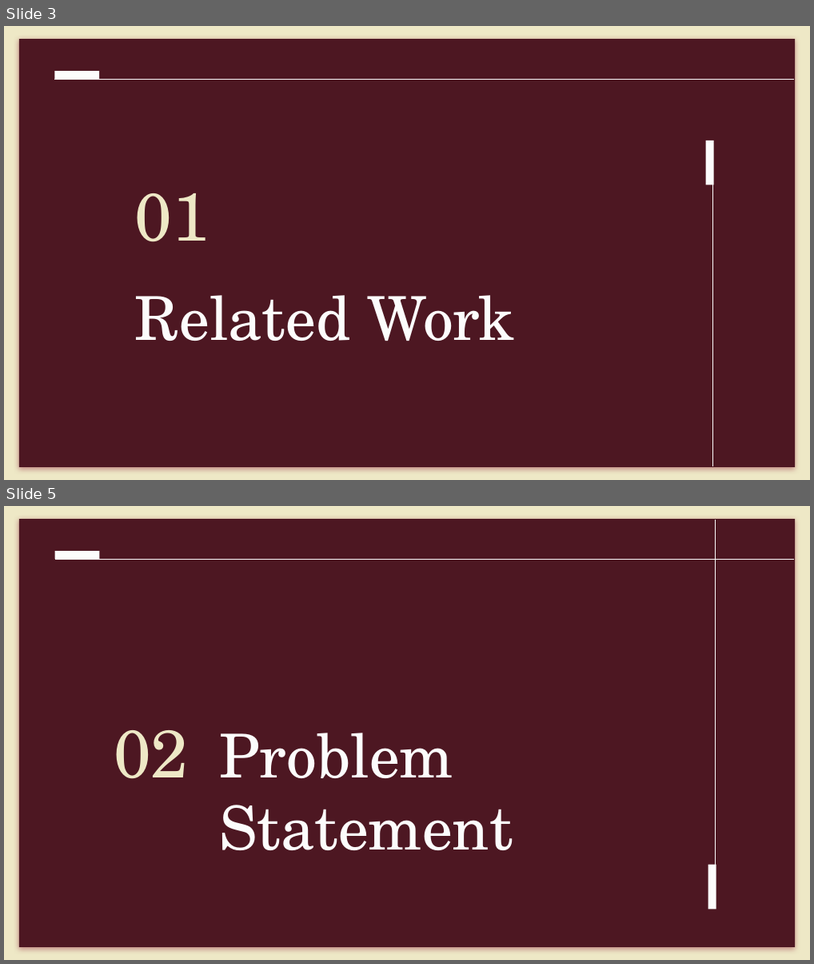
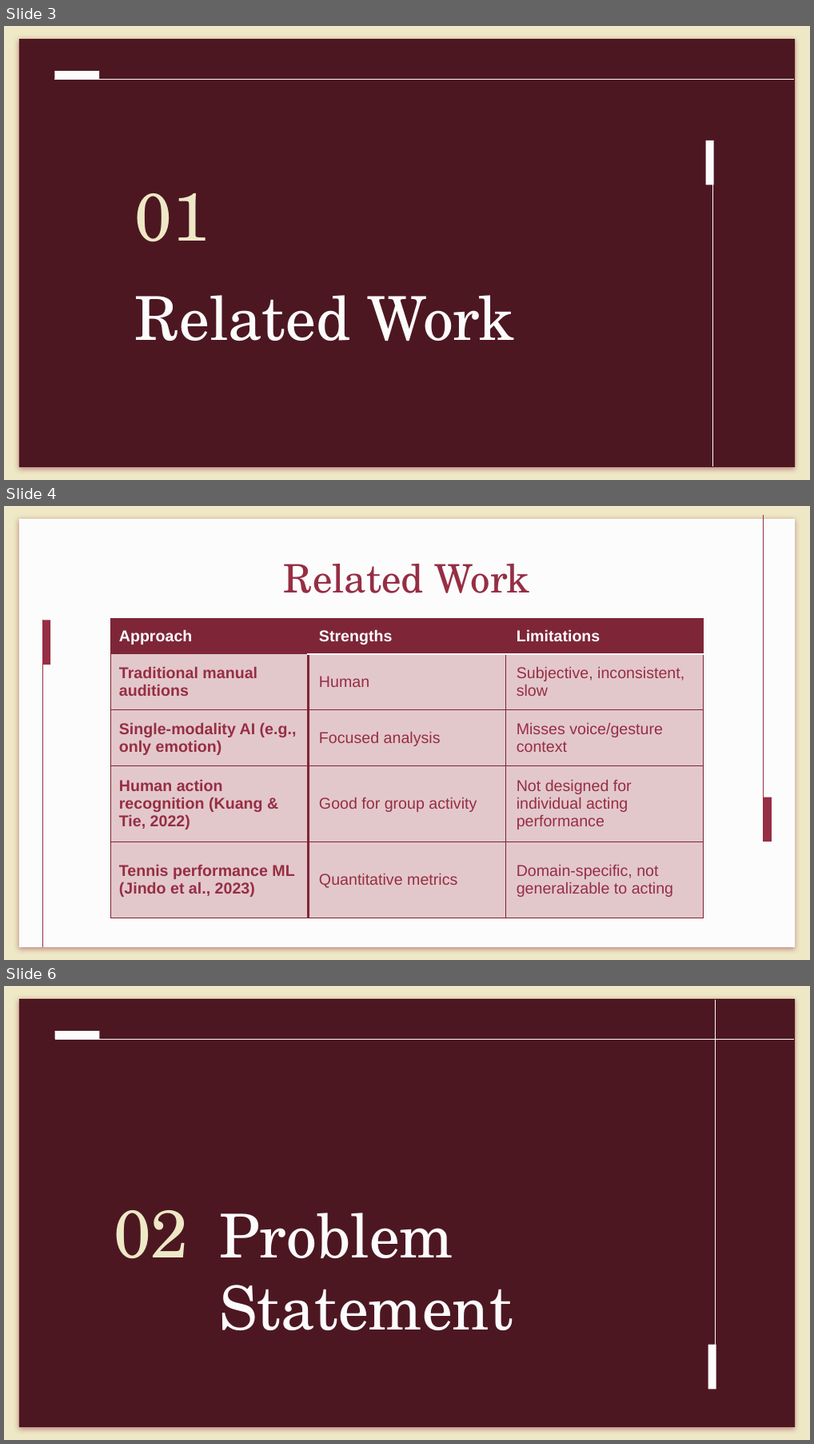
Before and after one commit to MiraPhilip12/Graduation_Project_ESLSCA, a slide deck: Final Milestone/Graduation_Project_Final_Presentation.pptx. Shown one above the other, each under a label of ours: slides 3 and 5 before the commit, slides 3, 4 and 6 after it; the slides between them are not shown. The pictures are 814x964 and 814x1444 pixels, drawn with LibreOffice and Linux fonts; fonts in the diff are those of the drawing. Boxes give left, top, right and bottom in pixels: in the first picture for what was removed or moved away, otherwise in the second. Text is boxed around its words. In the diff, an @@ line names an element or a change of style, - is before the commit and + after.

```diff
--- a/Final Milestone/Graduation_Project_Final_Presentation.pptx
+++ b/Final Milestone/Graduation_Project_Final_Presentation.pptx
@@ slide 4 added at [4, 506, 810, 960], background #EEE8C6 @@
@@ rectangle added at [19, 519, 795, 947], fill #FCFCFC @@
@@ line added from (764, 841) to (764, 515), #962E44 0.75 pt @@
@@ title added at [284, 564, 530, 593], 35 pt, text #962E44 @@
+Related Work
@@ rectangle added at [42, 620, 50, 664], fill #962E44 @@
@@ line added from (42, 620) to (42, 947), #962E44 0.75 pt @@
@@ table added at [111, 619, 704, 918], 5 rows, 3 columns @@
+Approach | Strengths | Limitations
+Traditional manual auditions | Human | Subjective, inconsistent, slow
+Single-modality AI (e.g., only emotion) | Focused analysis | Misses voice/gesture context
+Human action recognition (Kuang & Tie, 2022) | Good for group activity | Not designed for individual acting performance
+Tennis performance ML (Jindo et al., 2023) | Quantitative metrics | Domain-specific, not generalizable to acting
@@ rectangle added at [764, 796, 772, 841], fill #962E44 @@
@@ what was slide 5 is now slide 6 @@
```
Also in this commit, not shown: 2 slides changed, 6 other slides added, 4 slides removed, 3 other files.
